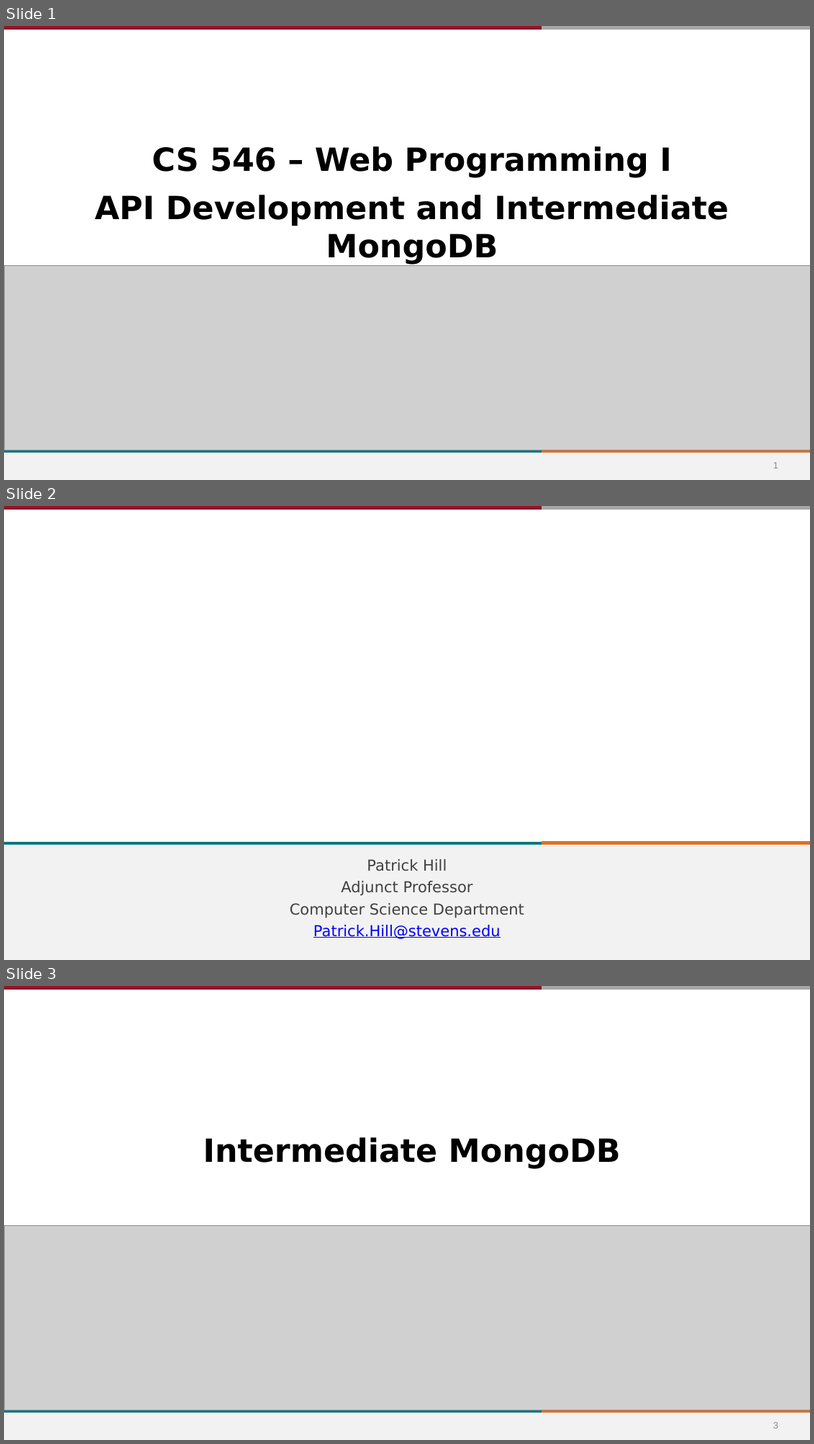
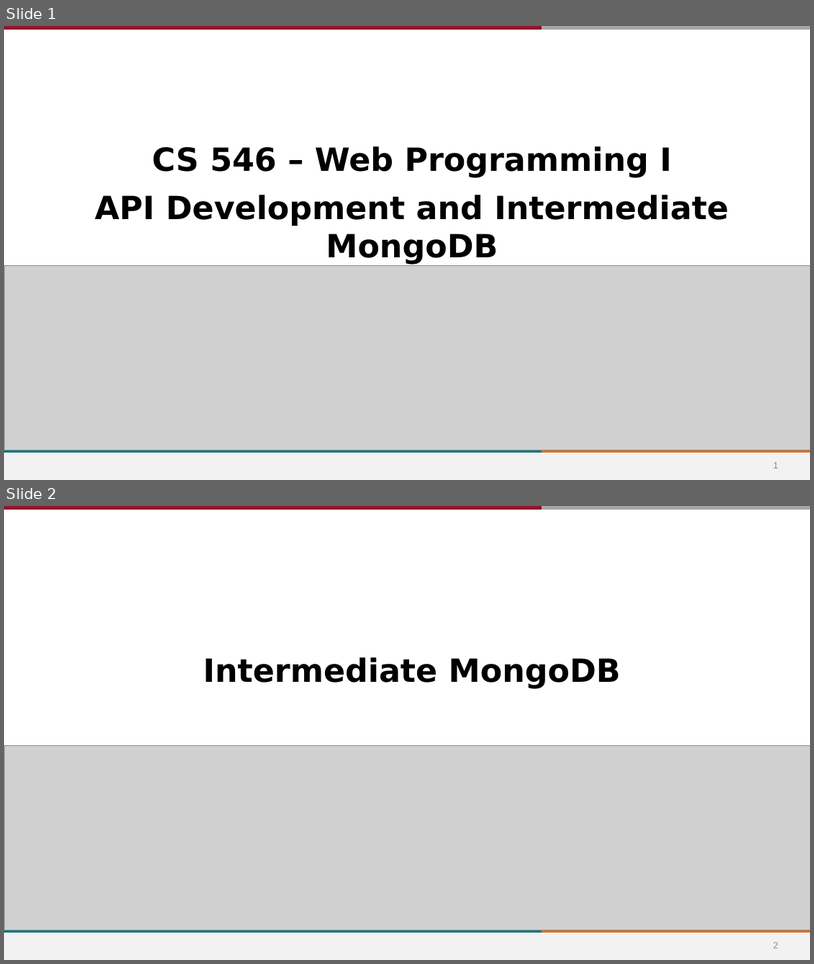
Before and after one commit to stevens-cs546-cs554/CS-546, a slide deck: lecture_06/API Development and Intermediate MongoDB.pptx. Shown one above the other, each under a label of ours: slides 1, 2 and 3 before the commit, slides 1 and 2 after it. The pictures are 814x1444 and 814x964 pixels, drawn with LibreOffice and Linux fonts; fonts in the diff are those of the drawing; grey boxes stand for pictures; background and template pictures are left out. Boxes give left, top, right and bottom in pixels: in the first picture for what was removed or moved away, otherwise in the second. Text is boxed around its words. In the diff, an @@ line names an element or a change of style, - is before the commit and + after.

```diff
--- a/lecture_06/API Development and Intermediate MongoDB.pptx
+++ b/lecture_06/API Development and Intermediate MongoDB.pptx
@@ slide 2 removed at bbox=[4, 506, 810, 960], background #FFFFFF; not listed: 5 template elements that a slide beside it also shows @@
@@ line removed from (4, 843) to (542, 843) @@
@@ rectangle removed at bbox=[4, 845, 810, 960] @@
@@ line removed from (542, 843) to (810, 843) @@
@@ subtitle removed at bbox=[290, 859, 525, 939] @@
-Patrick Hill
-Adjunct Professor
-Computer Science Department
-Patrick.Hill@stevens.edu
@@ what was slide 3 is now slide 2 @@
```
Also in this commit, not shown: 2 slides changed, 27 slides added, 13 other files.
